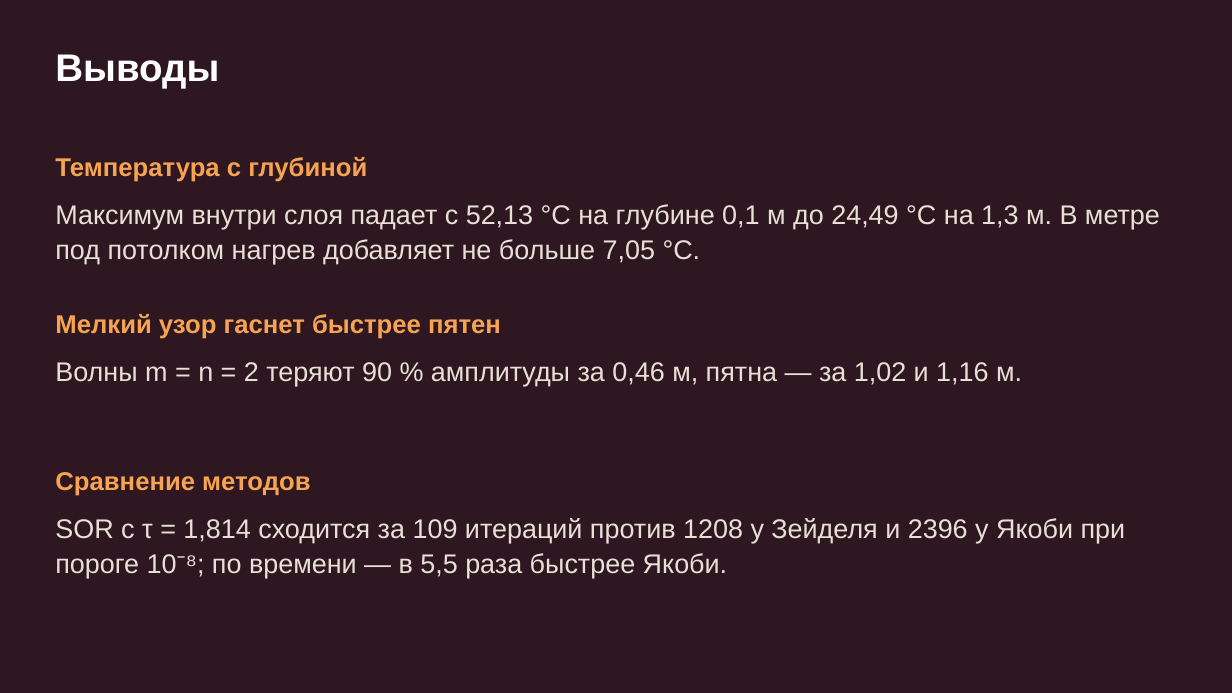
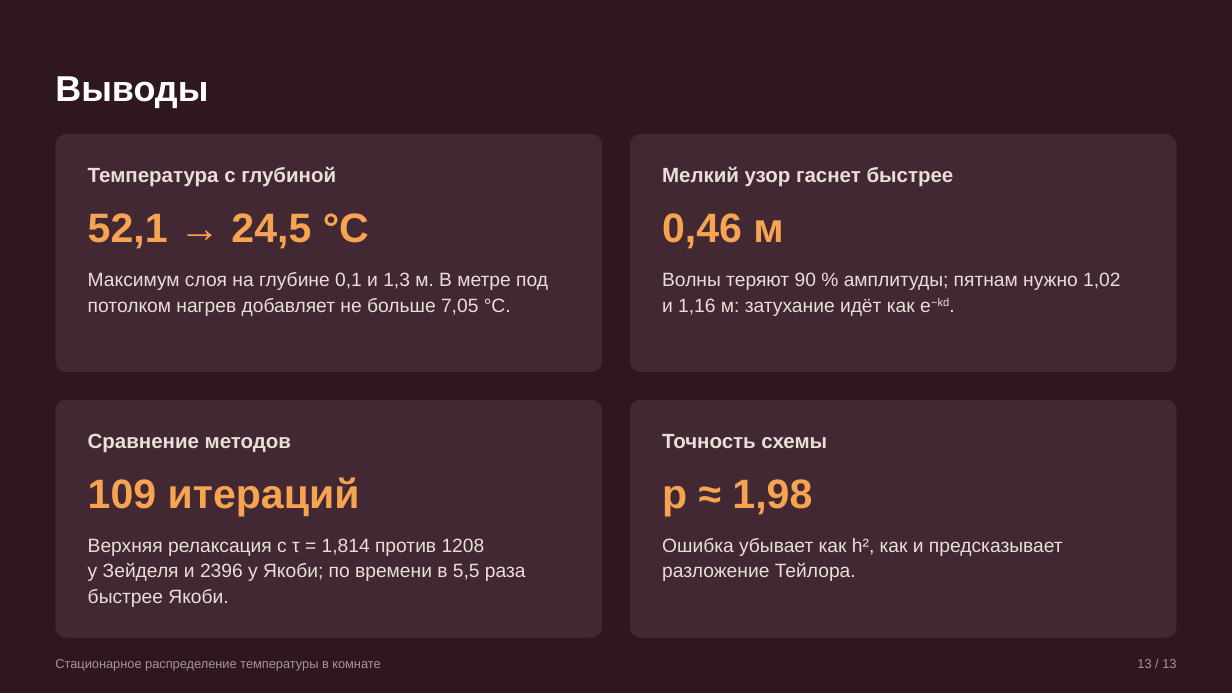
Before and after one commit to terMorel/computational-mathematics, a slide deck: slide 13 of PDE-Solver/presentation/PDE-Solver.pptx (slide 12 before the commit). Drawn at 1232x693 pixels with LibreOffice and Linux fonts; fonts in the diff are those of the drawing. Boxes give left, top, right and bottom in pixels: in the first picture for what was removed or moved away, otherwise in the second. Text is boxed around its words. In the diff, an @@ line names an element or a change of style, - is before the commit and + after.

```diff
--- a/PDE-Solver/presentation/PDE-Solver.pptx
+++ b/PDE-Solver/presentation/PDE-Solver.pptx
@@ text "Выводы": place and size @@
-text "Выводы" at (55, 54, 219, 89)
+text "Выводы" at (55, 76, 208, 108)
@@ text "Выводы" at (55, 76, 208, 108): size 30 to 28 pt @@
@@ rounded rectangle added at (55, 134, 603, 372), fill #422833 @@
@@ rounded rectangle added at (630, 134, 1177, 372), fill #422833 @@
@@ text "Температура с глубиной": place and size @@
-text "Температура с глубиной" at (55, 157, 367, 182)
+text "Температура с глубиной" at (88, 166, 336, 187)
@@ text "Температура с глубиной" at (88, 166, 336, 187): size 20 to 16 pt, text colour #F6A352 to #E8DFD6 @@
@@ text at (662, 166, 954, 187): text changed; size 20 to 16 pt; text colour #F6A352 to #E8DFD6 @@
-Мелкий узор гаснет быстрее пятен
+Мелкий узор гаснет быстрее
@@ text added at (88, 213, 369, 249), 32 pt, text #F6A352, bold @@
+52,1 → 24,5 °C
@@ text added at (662, 213, 783, 249), 32 pt, text #F6A352, bold @@
+0,46 м
@@ text at (88, 272, 548, 316): text changed; size 21 to 15 pt @@
-Максимум внутри слоя падает с 52,13 °C на глубине 0,1 м до 24,49 °C на 1,3 м. В метре под потолком нагрев добавляет не больше 7,05 °C.
+Максимум слоя на глубине 0,1 и 1,3 м. В метре под потолком нагрев добавляет не больше 7,05 °C.
@@ text added at (662, 272, 1120, 316), 15 pt, text #E8DFD6 @@
+Волны теряют 90 % амплитуды; пятнам нужно 1,02 и 1,16 м: затухание идёт как e−kd.
@@ text removed at (55, 362, 1022, 386) @@
-Волны m = n = 2 теряют 90 % амплитуды за 0,46 м, пятна — за 1,02 и 1,16 м.
@@ rounded rectangle added at (55, 400, 603, 639), fill #422833 @@
@@ rounded rectangle added at (630, 400, 1177, 639), fill #422833 @@
@@ text "Сравнение методов" at (88, 433, 291, 453): size 20 to 16 pt, text colour #F6A352 to #E8DFD6 @@
@@ text "Сравнение методов": place and size @@
-text "Сравнение методов" at (55, 472, 310, 496)
+text "Сравнение методов" at (88, 433, 291, 453)
@@ text added at (662, 434, 827, 448), 16 pt, text #E8DFD6, bold @@
+Точность схемы
@@ text added at (88, 477, 360, 516), 32 pt, text #F6A352, bold @@
+109 итераций
@@ text added at (662, 479, 812, 516), 32 pt, text #F6A352, bold @@
+p ≈ 1,98
@@ text at (88, 538, 526, 607): text changed; size 21 to 15 pt @@
-SOR с τ = 1,814 сходится за 109 итераций против 1208 у Зейделя и 2396 у Якоби при пороге 10⁻⁸; по времени — в 5,5 раза быстрее Якоби.
+Верхняя релаксация с τ = 1,814 против 1208 у Зейделя и 2396 у Якоби; по времени в 5,5 раза быстрее Якоби.
@@ text added at (662, 538, 1063, 581), 15 pt, text #E8DFD6 @@
+Ошибка убывает как h², как и предсказывает разложение Тейлора.
@@ text added at (55, 659, 380, 671), 10 pt, text #A8959C @@
+Стационарное распределение температуры в комнате
@@ text added at (1137, 659, 1176, 668), 10 pt, text #A8959C @@
+13 / 13
```
Also in this commit, not shown: 3 other slides changed, 9 slides added, 8 slides removed, 2 other files.
